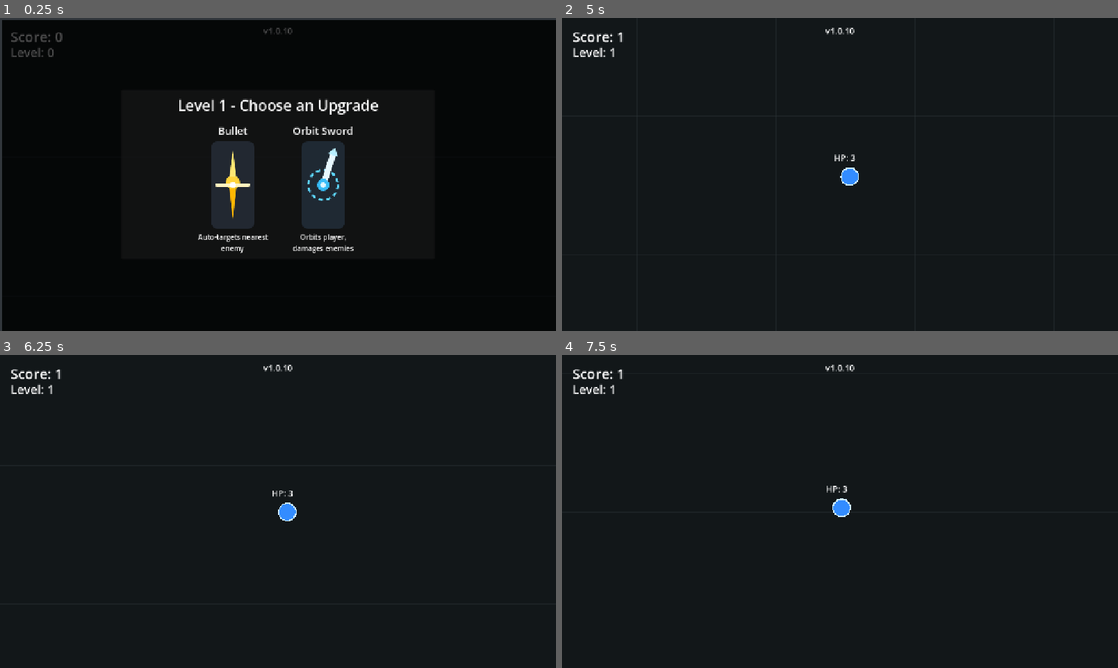
Above: before the commit, frames 1-4 (two rows, left to right).
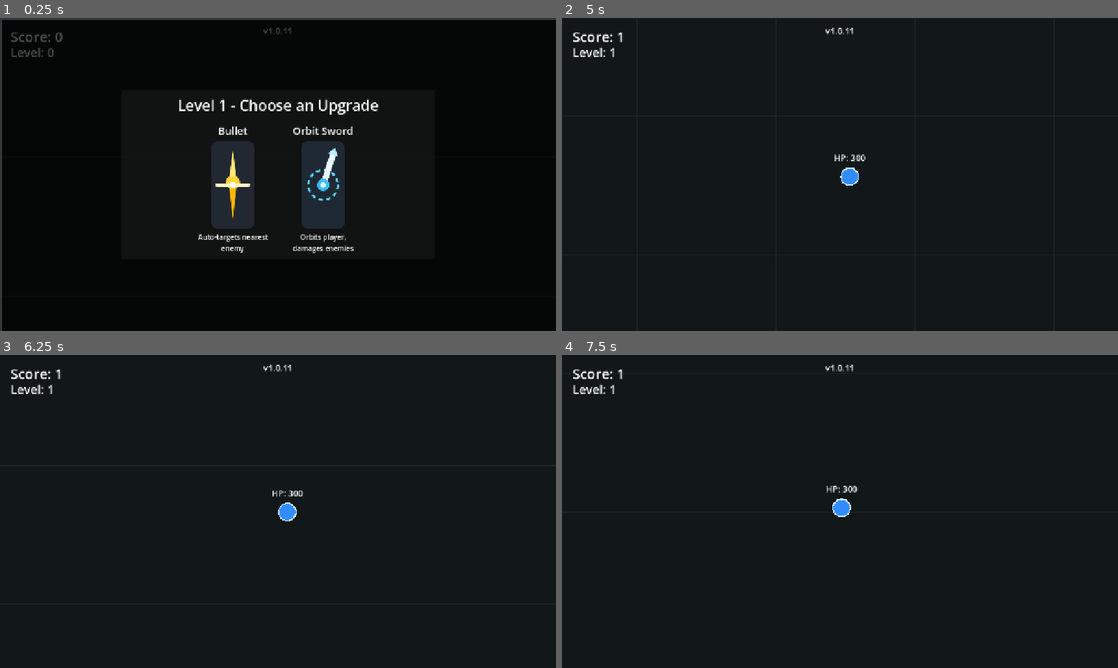
Above: after the commit, the same moments.

Repository: Tangoyzx/TraeRemoteGame
Game: Godot game, scene res://scenes/main.tscn
The game is run twice, just before and just after one commit, with the same random seed, the same clock (stepped at 60 frames per second) and the same inputs.
Inputs (mouse positions are in pixels of both pictures, inside the frame that each line leads up to):
- Up to frame 1 (0.25 s): no input
- Up to frame 2 (5 s): click (795, 183) at 0.52 s; move the mouse to (962, 158) at 1.27 s; click (962, 158) at 1.42 s; move the mouse to (728, 190) at 2.02 s; click (728, 190) at 2.17 s; tap Enter at 2.75 s; move the mouse to (895, 105) at 2.77 s; click (895, 105) at 2.92 s; tap Space at 3.5 s; move the mouse to (812, 237) at 3.52 s; click (812, 237) at 3.67 s; move the mouse to (1006, 221) at 4.27 s; click (1006, 221) at 4.42 s
- Up to frame 3 (6.25 s): move the mouse to (111, 464) at 5.02 s; click (111, 464) at 5.17 s; move the mouse to (305, 511) at 5.77 s; click (305, 511) at 5.92 s
- Up to frame 4 (7.5 s): move the mouse to (756, 433) at 6.52 s; click (756, 433) at 6.67 s; move the mouse to (962, 495) at 7.27 s; click (962, 495) at 7.42 s

The runs differ from the first frame. In frame 1, less than 0.1% of the frame differs, in the area x 51-53%, y 3-5%; in frame 2, less than 0.1%, in the area x 51-55%, y 3-46%; in frame 3, less than 0.1%; in frame 4, less than 0.1%.

Commit message:
chore: scale hp and damage values

Diff:
--- a/scripts/enemy.gd
+++ b/scripts/enemy.gd
@@ -5,9 +5,9 @@
 
 var enemy_name := "Basic"
 var radius := 18.0
-var max_hp := 1
-var hp := 1
-var damage := 1
+var max_hp := 100.0
+var hp := 100.0
+var damage := 100
 var speed := 115.0
 var score_value := 1
 var body_color := Color(0.92, 0.20, 0.20, 1.0)
--- a/scripts/main.gd
+++ b/scripts/main.gd
@@ -13,7 +13,7 @@
 const LEVEL_REQUIRED_SCORES := [0, 50, 200, 99999]
 # 游戏版本号,显示在屏幕顶部居中。
 # 规则:合并到远端 main 前,若无特殊说明则末位自动 +1(如 1.0.0 → 1.0.1)。
-const GAME_VERSION := "v1.0.10"
+const GAME_VERSION := "v1.0.11"
 const UPGRADE_IMAGE_SIZE := Vector2(100.0, 200.0)
 const BASIC_ENEMY_RADIUS := 18.0
 const BASIC_ENEMY_SPEED := 115.0
@@ -21,8 +21,8 @@
 	"basic": {
 		"name": "Basic",
 		"radius": BASIC_ENEMY_RADIUS,
-		"max_hp": 1,
-		"damage": 1,
+		"max_hp": 100.0,
+		"damage": 100,
 		"speed": BASIC_ENEMY_SPEED,
 		"score_value": 1,
 		"body_color": Color(0.92, 0.20, 0.20, 1.0),
@@ -31,8 +31,8 @@
 	"chubby": {
 		"name": "Chubby",
 		"radius": BASIC_ENEMY_RADIUS * 1.2,
-		"max_hp": 3,
-		"damage": 2,
+		"max_hp": 300.0,
+		"damage": 200,
 		"speed": BASIC_ENEMY_SPEED * 0.8,
 		"score_value": 2,
 		"body_color": Color(0.80, 0.34, 0.95, 1.0),
--- a/scripts/player.gd
+++ b/scripts/player.gd
@@ -4,7 +4,7 @@
 signal died
 
 const RADIUS := 20.0
-const MAX_HP := 3
+const MAX_HP := 300
 const SPEED := 230.0
 const CONTACT_INVULNERABLE_SECONDS := 2.0
 const FLASH_INTERVAL := 0.1
--- a/scripts/projectile.gd
+++ b/scripts/projectile.gd
@@ -4,7 +4,7 @@
 const BASE_RADIUS := 6.0
 
 var velocity := Vector2.ZERO
-var damage := 1.0
+var damage := 100.0
 var lifetime := 2.2
 var radius := BASE_RADIUS
 # 命中后仍可继续穿透的敌人数(0 = 命中即销毁)。
--- a/scripts/weapons/auto_shooter.gd
+++ b/scripts/weapons/auto_shooter.gd
@@ -4,7 +4,7 @@
 # 基线参数(随升级变化,参见 docs/skill-calibration.md §2)。
 const BASE_FIRE_INTERVAL := 1.10
 const BASE_PROJECTILE_SPEED := 520.0
-const BASE_PROJECTILE_DAMAGE := 1.0
+const BASE_PROJECTILE_DAMAGE := 100.0
 const BASE_PROJECTILE_RADIUS := 6.0
 const BASE_PROJECTILE_LIFETIME := 2.2
 const MUZZLE_OFFSET := 28.0
--- a/scripts/weapons/orbit_sword.gd
+++ b/scripts/weapons/orbit_sword.gd
@@ -2,7 +2,7 @@
 extends Node2D
 
 # 基线参数(随升级变化,参见 docs/skill-calibration.md §2)。
-const BASE_DAMAGE := 1.0
+const BASE_DAMAGE := 100.0
 const BASE_ORBIT_RADIUS := 186.0
 const BASE_ORBIT_SPEED := 3.4
 const BASE_SIZE := Vector2(52.0, 12.0)
@@ -120,7 +120,7 @@
 	extends Area2D
 
 	var size := Vector2(52.0, 12.0)
-	var damage := 1.0
+	var damage := 100.0
 	var hit_cooldown := 0.45
 	var _hit_cooldowns := {}
 	var _shape: RectangleShape2D
